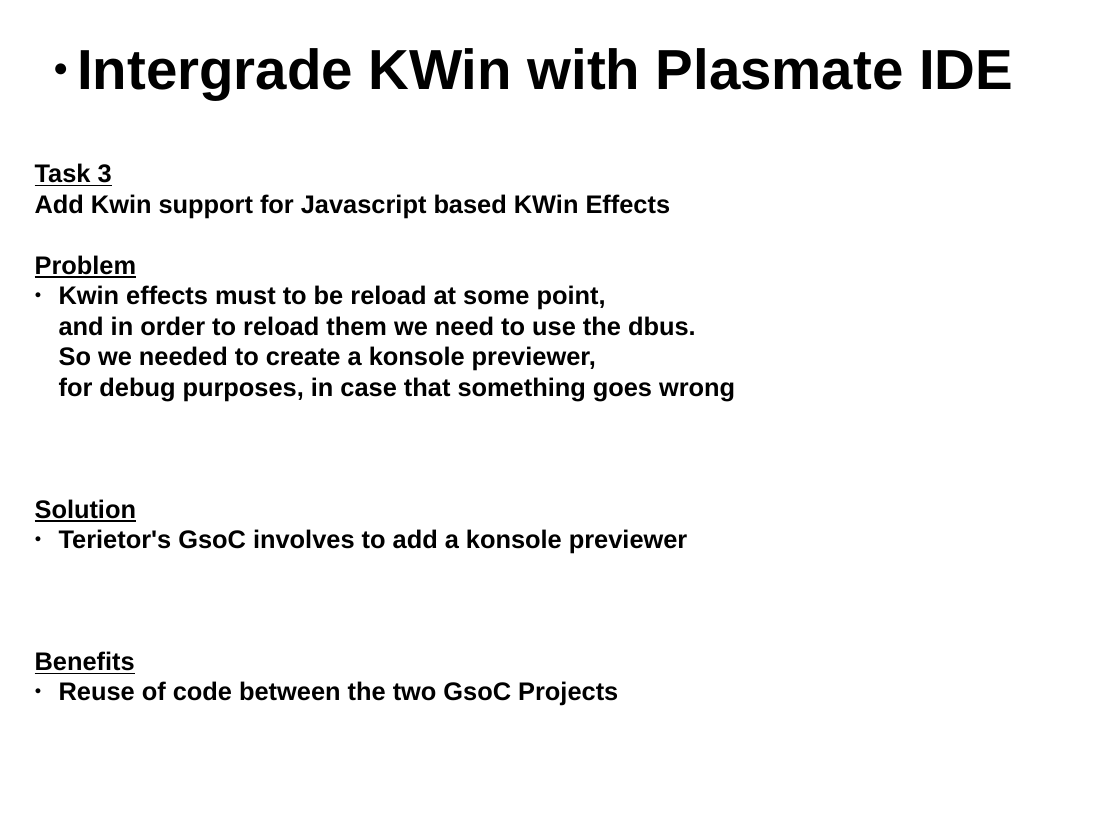
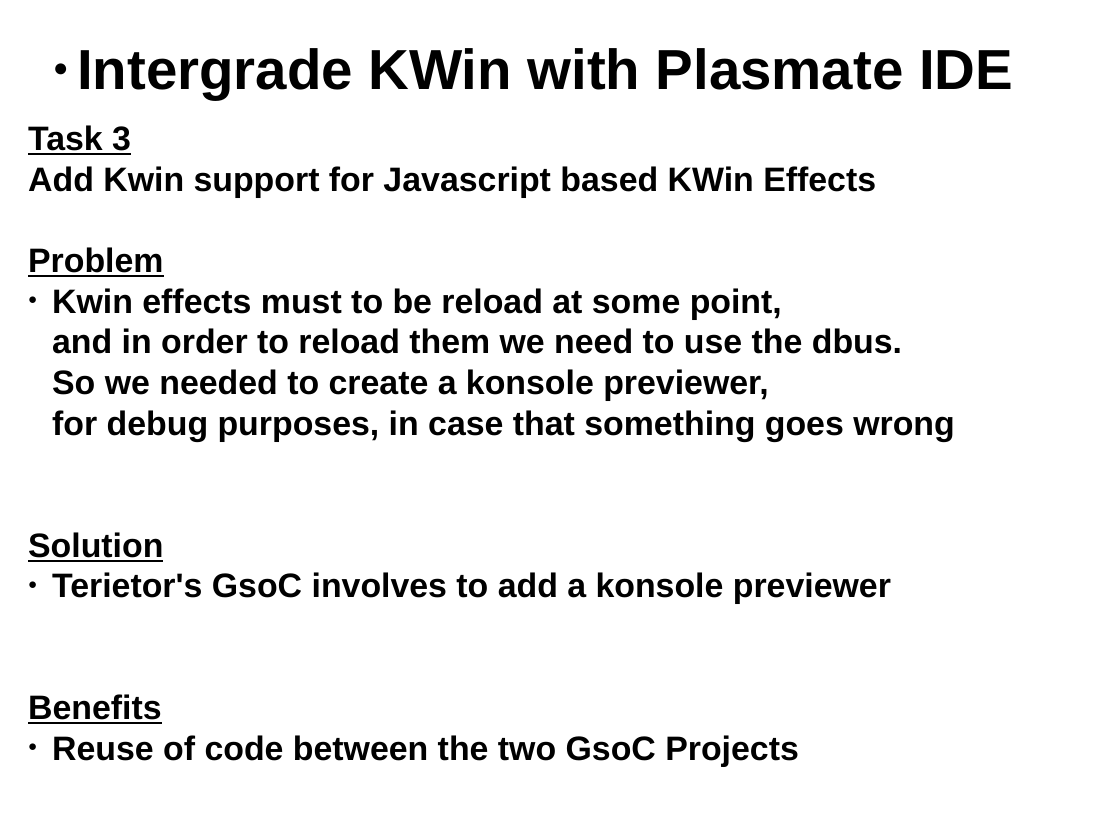
Before and after one commit to gtsiap/presenations, a slide deck: slide 10 of openSUSE gr Summer Camp 2012/plasmate.odp. Drawn at 1120x840 pixels with LibreOffice and Linux fonts; fonts in the diff are those of the drawing; background and template pictures are left out. Boxes give left, top, right and bottom in pixels: in the first picture for what was removed or moved away, otherwise in the second. Text is boxed around its words. In the diff, an @@ line names an element or a change of style, - is before the commit and + after.

```diff
--- a/openSUSE gr Summer Camp 2012/plasmate.odp
+++ b/openSUSE gr Summer Camp 2012/plasmate.odp
@@ text "Task 3": place and size @@
-text "Task 3" at <box>35,163,735,706</box>
+text "Task 3" at <box>28,125,954,767</box>
@@ text "Task 3" at <box>28,125,954,767</box>: size 18 to 24 pt @@
```
Also in this commit, not shown: 14 other slides changed.
